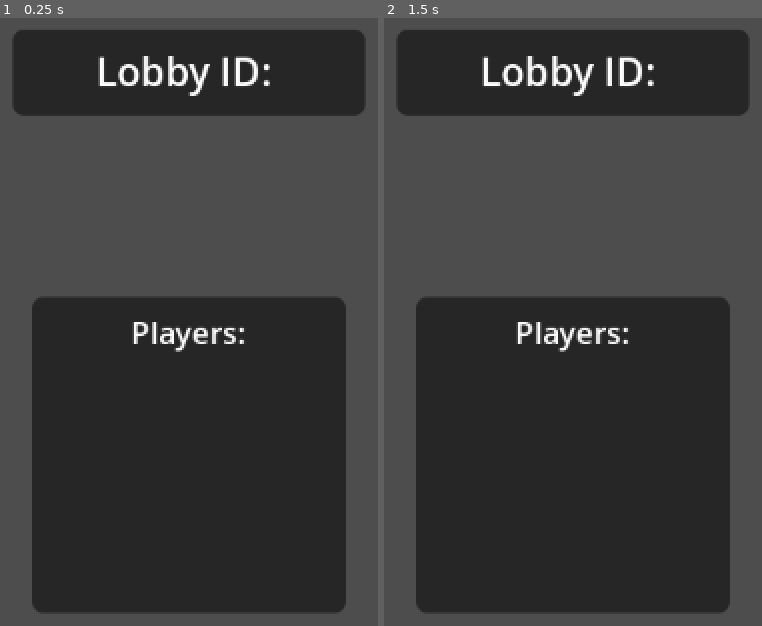
Above: before the commit, frames 1-2 (left to right).
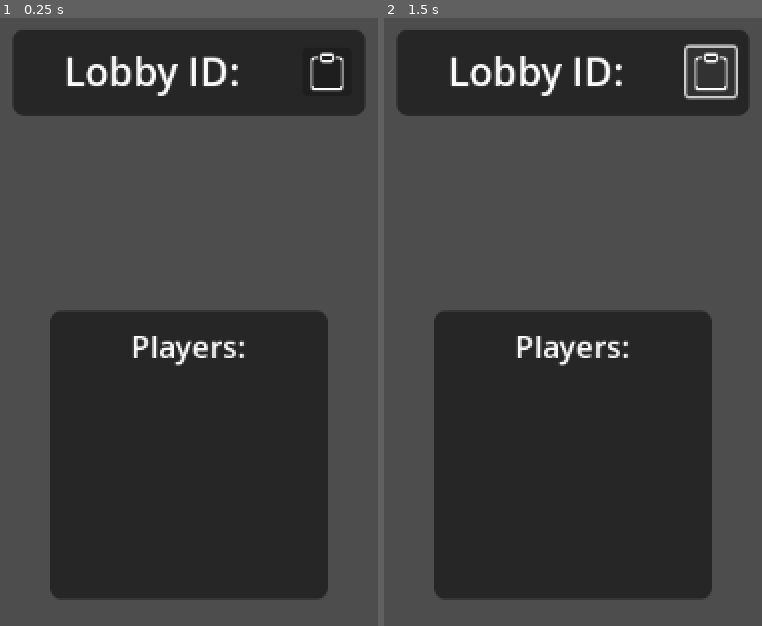
Above: after the commit, the same moments.

Repository: AndreaTerenz/TicTacToe
Game: Godot game, scene res://InGame.tscn
Two runs of this game, one before a commit and one after it. Both use one fixed random seed, a clock stepped at 60 frames per second and the inputs below. This scene is started directly instead of the project's main scene.
Inputs (mouse positions are in pixels of both pictures, inside the frame that each line leads up to):
- Up to frame 1 (0.25 s): no input
- Up to frame 2 (1.5 s): click (712, 72) at 0.52 s; click (712, 72) at 1.27 s

The runs differ from the first frame. In frame 1, 11% of the frame differs, in the area x 8-92%, y 5-98%; in frame 2, 11%, in the area x 8-94%, y 4-98%.

Commit message:
Button to copy lobby ID

Diff:
--- /dev/null
+++ b/Icons/clipboard.svg
@@ -0,0 +1,60 @@
+<?xml version="1.0" encoding="UTF-8" standalone="no"?>
+<svg
+   xmlns:dc="http://purl.org/dc/elements/1.1/"
+   xmlns:cc="http://creativecommons.org/ns#"
+   xmlns:rdf="http://www.w3.org/1999/02/22-rdf-syntax-ns#"
+   xmlns:svg="http://www.w3.org/2000/svg"
+   xmlns="http://www.w3.org/2000/svg"
+   xmlns:sodipodi="http://sodipodi.sourceforge.net/DTD/sodipodi-0.dtd"
+   xmlns:inkscape="http://www.inkscape.org/namespaces/inkscape"
+   width="16"
+   height="16"
+   fill="currentColor"
+   class="bi bi-clipboard"
+   viewBox="0 0 16 16"
+   version="1.1"
+   id="svg26"
+   sodipodi:docname="clipboard.svg"
+   inkscape:version="1.0.2-2 (e86c870879, 2021-01-15)">
+  <metadata
+     id="metadata32">
+    <rdf:RDF>
+      <cc:Work
+         rdf:about="">
+        <dc:format>image/svg+xml</dc:format>
+        <dc:type
+           rdf:resource="http://purl.org/dc/dcmitype/StillImage" />
+      </cc:Work>
+    </rdf:RDF>
+  </metadata>
+  <defs
+     id="defs30" />
+  <sodipodi:namedview
+     pagecolor="#505050"
+     bordercolor="#ffffff"
+     borderopacity="1"
+     objecttolerance="10"
+     gridtolerance="10"
+     guidetolerance="10"
+     inkscape:pageopacity="0"
+     inkscape:pageshadow="2"
+     inkscape:window-width="1366"
+     inkscape:window-height="745"
+     id="namedview28"
+     showgrid="false"
+     inkscape:zoom="17.34375"
+     inkscape:cx="6.8976176"
+     inkscape:cy="10.038699"
+     inkscape:window-x="-8"
+     inkscape:window-y="-8"
+     inkscape:window-maximized="1"
+     inkscape:current-layer="svg26" />
+  <path
+     d="M4 1.5H3a2 2 0 0 0-2 2V14a2 2 0 0 0 2 2h10a2 2 0 0 0 2-2V3.5a2 2 0 0 0-2-2h-1v1h1a1 1 0 0 1 1 1V14a1 1 0 0 1-1 1H3a1 1 0 0 1-1-1V3.5a1 1 0 0 1 1-1h1v-1z"
+     id="path22"
+     style="fill:#ffffff" />
+  <path
+     d="M9.5 1a.5.5 0 0 1 .5.5v1a.5.5 0 0 1-.5.5h-3a.5.5 0 0 1-.5-.5v-1a.5.5 0 0 1 .5-.5h3zm-3-1A1.5 1.5 0 0 0 5 1.5v1A1.5 1.5 0 0 0 6.5 4h3A1.5 1.5 0 0 0 11 2.5v-1A1.5 1.5 0 0 0 9.5 0h-3z"
+     id="path24"
+     style="fill:#ffffff" />
+</svg>
--- /dev/null
+++ b/Icons/undo_arrow.svg
@@ -0,0 +1,66 @@
+<?xml version="1.0" encoding="UTF-8" standalone="no"?>
+<svg
+   xmlns:dc="http://purl.org/dc/elements/1.1/"
+   xmlns:cc="http://creativecommons.org/ns#"
+   xmlns:rdf="http://www.w3.org/1999/02/22-rdf-syntax-ns#"
+   xmlns:svg="http://www.w3.org/2000/svg"
+   xmlns="http://www.w3.org/2000/svg"
+   xmlns:sodipodi="http://sodipodi.sourceforge.net/DTD/sodipodi-0.dtd"
+   xmlns:inkscape="http://www.inkscape.org/namespaces/inkscape"
+   width="13.030296"
+   height="14.725834"
+   fill="currentColor"
+   class="bi bi-arrow-counterclockwise"
+   viewBox="0 0 13.030296 14.725834"
+   version="1.1"
+   id="svg26"
+   sodipodi:docname="undo_arrow.svg"
+   inkscape:version="1.0.2-2 (e86c870879, 2021-01-15)">
+  <metadata
+     id="metadata32">
+    <rdf:RDF>
+      <cc:Work
+         rdf:about="">
+        <dc:format>image/svg+xml</dc:format>
+        <dc:type
+           rdf:resource="http://purl.org/dc/dcmitype/StillImage" />
+        <dc:title></dc:title>
+      </cc:Work>
+    </rdf:RDF>
+  </metadata>
+  <defs
+     id="defs30" />
+  <sodipodi:namedview
+     pagecolor="#505050"
+     bordercolor="#ffffff"
+     borderopacity="1"
+     objecttolerance="10"
+     gridtolerance="10"
+     guidetolerance="10"
+     inkscape:pageopacity="0"
+     inkscape:pageshadow="2"
+     inkscape:window-width="1366"
+     inkscape:window-height="745"
+     id="namedview28"
+     showgrid="false"
+     fit-margin-top="0"
+     fit-margin-left="0"
+     fit-margin-right="0"
+     fit-margin-bottom="0"
+     inkscape:zoom="34.6875"
+     inkscape:cx="4.4637332"
+     inkscape:cy="8.6050082"
+     inkscape:window-x="-8"
+     inkscape:window-y="-8"
+     inkscape:window-maximized="1"
+     inkscape:current-layer="svg26" />
+  <path
+     fill-rule="evenodd"
+     d="m 6.5246679,3.2011384 a 5,5 0 1 1 -4.546,2.914 0.5,0.5 0 0 0 -0.9079999,-0.417 6,6 0 1 0 5.4539999,-3.497 z"
+     id="path22"
+     style="fill:#ffffff;fill-opacity:1;stroke:#ffffff;stroke-opacity:1" />
+  <path
+     d="M 6.5246679,4.6671384 V 0.73513841 a 0.25,0.25 0 0 0 -0.41,-0.192 l -2.36,1.96599999 a 0.25,0.25 0 0 0 0,0.384 l 2.36,1.966 a 0.25,0.25 0 0 0 0.41,-0.192 z"
+     id="path24"
+     style="fill:#ffffff;fill-opacity:1;stroke:#ffffff;stroke-opacity:1" />
+</svg>
--- a/InGame.tscn
+++ b/InGame.tscn
@@ -1,24 +1,45 @@
-[gd_scene load_steps=4 format=3 uid="uid://dsk2hw0maog87"]
+[gd_scene load_steps=5 format=3 uid="uid://dsk2hw0maog87"]
+
+[ext_resource type="Texture2D" uid="uid://dhptiq6qq1nxb" path="res://Icons/clipboard.svg" id="1_0oi7i"]
 
 [sub_resource type="GDScript" id="GDScript_g2x5t"]
 script/source = "extends Control
 
 @onready var id_label = %IDLabel
 @onready var players_list = %PlayersList
-@onready var web_socket = %WebSocket
 
-
-# Called when the node enters the scene tree for the first time.
 func _ready():
 	id_label.text = \"Lobby ID: %s\" % Globals.lobby_id
 
 	for p in Globals.players:
 		add_player(p)
 
+	Globals.player_joined.connect(
+		func (p):
+			add_player(p)
+	)
+
+	Globals.player_left.connect(
+		func (_players):
+			clear_players()
+			for p in Globals.players:
+				add_player(p)
+	)
+
+func clear_players():
+	var tot = players_list.get_child_count()
+	for kid_idx in range(0, tot):
+		var kid = players_list.get_child(0)
+		players_list.remove_child(kid)
+
 func add_player(p_name: String):
 	var lbl := Label.new()
 	lbl.text = p_name
 	players_list.add_child(lbl)
+
+
+func _on_copy_id_btn_pressed():
+	DisplayServer.clipboard_set(Globals.lobby_id)
 "
 
 [sub_resource type="LabelSettings" id="LabelSettings_2td2f"]
@@ -47,12 +68,27 @@
 offset_bottom = 79.0
 grow_horizontal = 2
 
-[node name="IDLabel" type="Label" parent="PanelContainer"]
+[node name="HBoxContainer" type="HBoxContainer" parent="PanelContainer"]
+layout_mode = 2
+theme_override_constants/separation = 10
+
+[node name="IDLabel" type="Label" parent="PanelContainer/HBoxContainer"]
 unique_name_in_owner = true
 layout_mode = 2
+size_flags_horizontal = 3
 text = "Lobby ID: ---"
 label_settings = SubResource("LabelSettings_2td2f")
 horizontal_alignment = 1
+
+[node name="CopyIDBtn" type="Button" parent="PanelContainer/HBoxContainer"]
+custom_minimum_size = Vector2(35, 35)
+layout_mode = 2
+size_flags_horizontal = 8
+size_flags_vertical = 4
+tooltip_text = "Copy"
+icon = ExtResource("1_0oi7i")
+icon_alignment = 1
+expand_icon = true
 
 [node name="PanelContainer2" type="PanelContainer" parent="."]
 layout_mode = 1
@@ -61,19 +97,25 @@
 anchor_top = 0.5
 anchor_right = 0.5
 anchor_bottom = 0.5
-offset_left = -113.0
-offset_top = -114.0
-offset_right = 113.0
-offset_bottom = 114.0
+offset_left = -100.0
+offset_top = -104.0
+offset_right = 100.0
+offset_bottom = 104.0
 grow_horizontal = 2
 grow_vertical = 2
 
-[node name="PlayersList" type="VBoxContainer" parent="PanelContainer2"]
-unique_name_in_owner = true
+[node name="VBoxContainer" type="VBoxContainer" parent="PanelContainer2"]
 layout_mode = 2
 
-[node name="Label" type="Label" parent="PanelContainer2/PlayersList"]
+[node name="Label" type="Label" parent="PanelContainer2/VBoxContainer"]
 layout_mode = 2
 text = "Players:"
 label_settings = SubResource("LabelSettings_b887h")
 horizontal_alignment = 1
+
+[node name="PlayersList" type="VBoxContainer" parent="PanelContainer2/VBoxContainer"]
+unique_name_in_owner = true
+layout_mode = 2
+size_flags_vertical = 3
+
+[connection signal="pressed" from="PanelContainer/HBoxContainer/CopyIDBtn" to="." method="_on_copy_id_btn_pressed"]
--- a/Main.tscn
+++ b/Main.tscn
@@ -1,4 +1,6 @@
-[gd_scene load_steps=2 format=3 uid="uid://ddyeaimowxadd"]
+[gd_scene load_steps=3 format=3 uid="uid://ddyeaimowxadd"]
+
+[ext_resource type="Texture2D" uid="uid://xpgute85g4va" path="res://Icons/undo_arrow.svg" id="1_uwqj4"]
 
 [sub_resource type="GDScript" id="GDScript_1c0ut"]
 script/source = "extends Control
@@ -54,12 +56,14 @@
 	Globals.send_join_game(username, lobby_id)
 
 func _on_username_line_text_changed(new_text):
-	new_game_btn.disabled = (new_text == \"\")
-	join_game_btn.disabled = (new_text == \"\" or lobby_id == \"\")
+	toggle_buttons()
 
 func _on_lobby_id_line_text_changed(new_text):
-	print(new_text)
-	join_game_btn.disabled = (new_text == \"\" or username == \"\")
+	toggle_buttons()
+
+func toggle_buttons():
+	new_game_btn.disabled = (username == \"\")
+	join_game_btn.disabled = (username == \"\" or lobby_id == \"\")
 
 func _on_retry_conn_btn_pressed():
 	socket.connect_socket()
@@ -172,10 +176,12 @@
 layout_mode = 2
 size_flags_horizontal = 4
 size_flags_vertical = 4
-text = "R"
+tooltip_text = "Retry"
+icon = ExtResource("1_uwqj4")
+icon_alignment = 1
 
 [connection signal="text_changed" from="PanelContainer/VBoxContainer/HBoxContainer/UsernameLine" to="." method="_on_username_line_text_changed"]
-[connection signal="text_changed" from="PanelContainer/VBoxContainer/HBoxContainer3/LobbyIDLine" to="." method="_on_game_id_line_text_changed"]
+[connection signal="text_changed" from="PanelContainer/VBoxContainer/HBoxContainer3/LobbyIDLine" to="." method="_on_lobby_id_line_text_changed"]
 [connection signal="pressed" from="PanelContainer/VBoxContainer/HBoxContainer4/NewGameBtn" to="." method="_on_new_game_btn_pressed"]
 [connection signal="pressed" from="PanelContainer/VBoxContainer/HBoxContainer4/JoinGameBtn" to="." method="_on_join_game_btn_pressed"]
 [connection signal="pressed" from="PanelContainer2/HBoxContainer/RetryConnBtn" to="." method="_on_retry_conn_btn_pressed"]
--- a/Globals.gd
+++ b/Scripts/Globals.gd
@@ -5,20 +5,27 @@
 signal socket_received(data)
 signal socket_connect_failed
 
-var hostname := "127.0.0.1:5000"
+signal player_joined(player)
+signal player_left(players)
+
+var hostname := "flask-hello-world-75s7.onrender.com"
 var ws_route := "/game-socket"
-# False only for local server
-var wss := false
+var wss := true
+
+var local_mode := true
 
 var in_game_scn := preload("res://InGame.tscn")
 var username := ""
 var lobby_id := ""
 var players : Array = []
-var awaiting_ok := false
 var socket := WebSocket.new()
 
 func _ready():
 	print("ONGABONGA")
+
+	if local_mode:
+		hostname = "127.0.0.1:5000"
+		wss = false
 
 	socket.autoconnect_mode = WebSocket.AUTOCONNECT_MODE.PARENT_READY
 	add_child(socket)
@@ -33,33 +40,43 @@
 	socket.connect_failed.connect(_on_web_socket_connect_failed)
 
 func _on_web_socket_connected(url):
-	print("Socket connected to %s" % [url])
+	print("[%s] Socket connected to %s" % [username, url])
 	socket_connected.emit(url)
 
 func _on_web_socket_closed(code, reason):
-	awaiting_ok = false
-	print("WebSocket closed with code: %d, reason '%s'. Clean: %s" % [code, reason, code != -1])
+	print("[%s] WebSocket closed with code: %d, reason '%s'. Clean: %s" % [username, code, reason, code != -1])
 	socket_closed.emit(code, reason)
 
 func _on_web_socket_received(data: PackedByteArray):
-	print(data)
+	socket_received.emit(data)
+
 	if data != null and len(data) > 0:
-		socket_received.emit(data)
 		var data_str : String = data.get_string_from_ascii()
-		print("Received: %s" % data_str)
-		var data_json : Dictionary = JSON.parse_string(data_str)
+		print("[%s] Received: %s" % [username, data_str])
 
-		if awaiting_ok:
-			awaiting_ok = false
+		if data_str != "":
+			var data_json : Dictionary = JSON.parse_string(data_str)
+			var msg_type = data_json["type"]
+			print("[%s] msg_type: %s" % [username, msg_type])
 
-			if data_str != "":
+			if msg_type in ["NEW_GAME_OK", "JOIN_GAME_OK"]:
 				Globals.lobby_id = data_json["lobby_id"]
 				Globals.players = data_json["players"]
 
 				get_tree().change_scene_to_packed(in_game_scn)
 
+			if msg_type == "PLAYER_JOINED":
+				var new_p = data_json["new_player"]
+				Globals.players.append(new_p)
+				player_joined.emit(new_p)
+
+			if msg_type == "PLAYER_LEFT":
+				var players_left = data_json["players"]
+				Globals.players = players_left
+				player_left.emit(players_left)
+
 func _on_web_socket_connect_failed():
-	print("Socket failed to connect to server")
+	print("[%s] Socket failed to connect to server" % [username])
 	socket_connect_failed.emit()
 
 func send_new_game(uname):
@@ -70,7 +87,6 @@
 			"user_id": username,
 		}
 	})
-	awaiting_ok = true
 
 func send_join_game(uname, lobby):
 	username = uname
@@ -82,4 +98,3 @@
 			"lobby_id": lobby_id,
 		}
 	})
-	awaiting_ok = true
--- a/WebSocket.gd
+++ b/Scripts/WebSocket.gd
@@ -1,4 +1,4 @@
-@icon("res://WebSocket.svg")
+@icon("res://Icons/WebSocket.svg")
 class_name WebSocket
 extends Node
 
--- a/project.godot
+++ b/project.godot
@@ -18,7 +18,7 @@
 
 [autoload]
 
-Globals="*res://Globals.gd"
+Globals="*res://Scripts/Globals.gd"
 
 [gui]
 
Renamed: WebSocket.svg -> Icons/WebSocket.svg
Not shown, added: Icons/WebSocket.svg.import
Not shown, changed: Icons/clipboard.svg.import
Not shown, added: Icons/undo_arrow.svg.import
